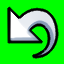
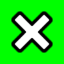
Revision of a layered 64px x 64px image; what changed, layer by layer:
added group "Delete" with 4 layers above "Settings" over (7, 6, 59, 59)
added layer "Pasted Layer #7" in group "Delete" over (11, 11, 53, 53)
added layer "Layer #44" in group "Delete" over (7, 6, 59, 59)
hid group "Undo" (7 layers) over (7, 6, 59, 59)
